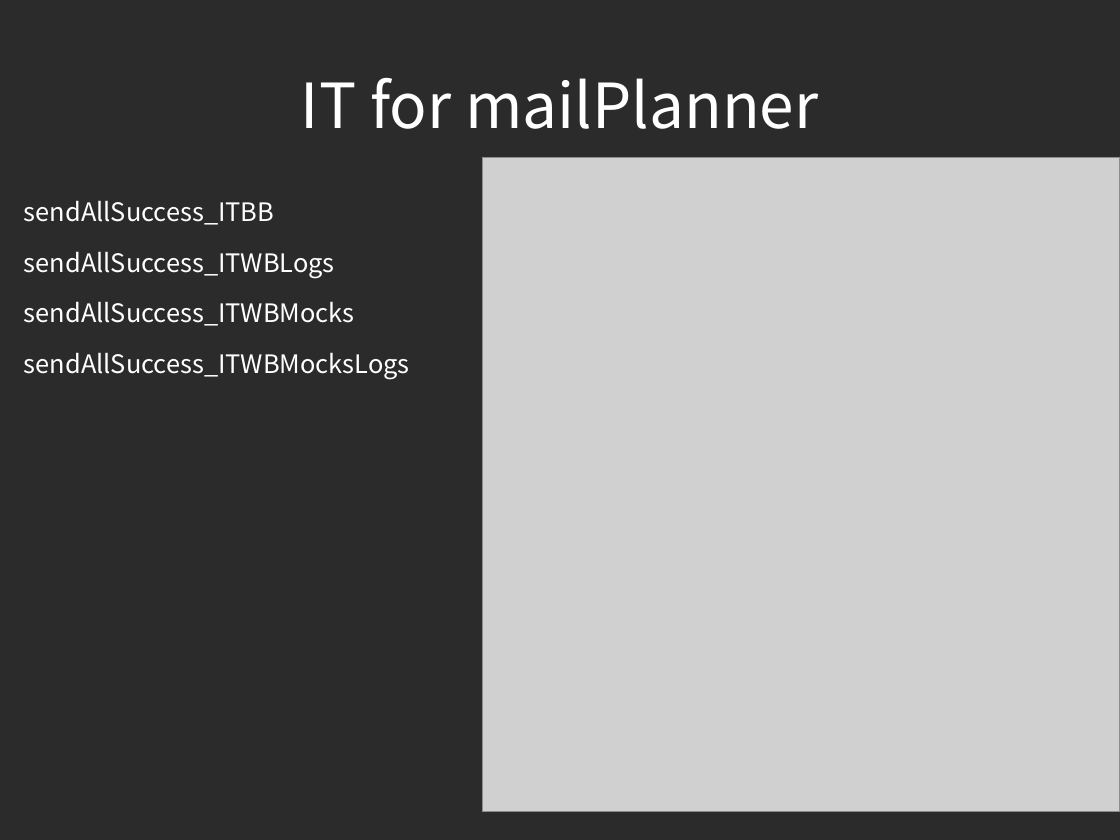
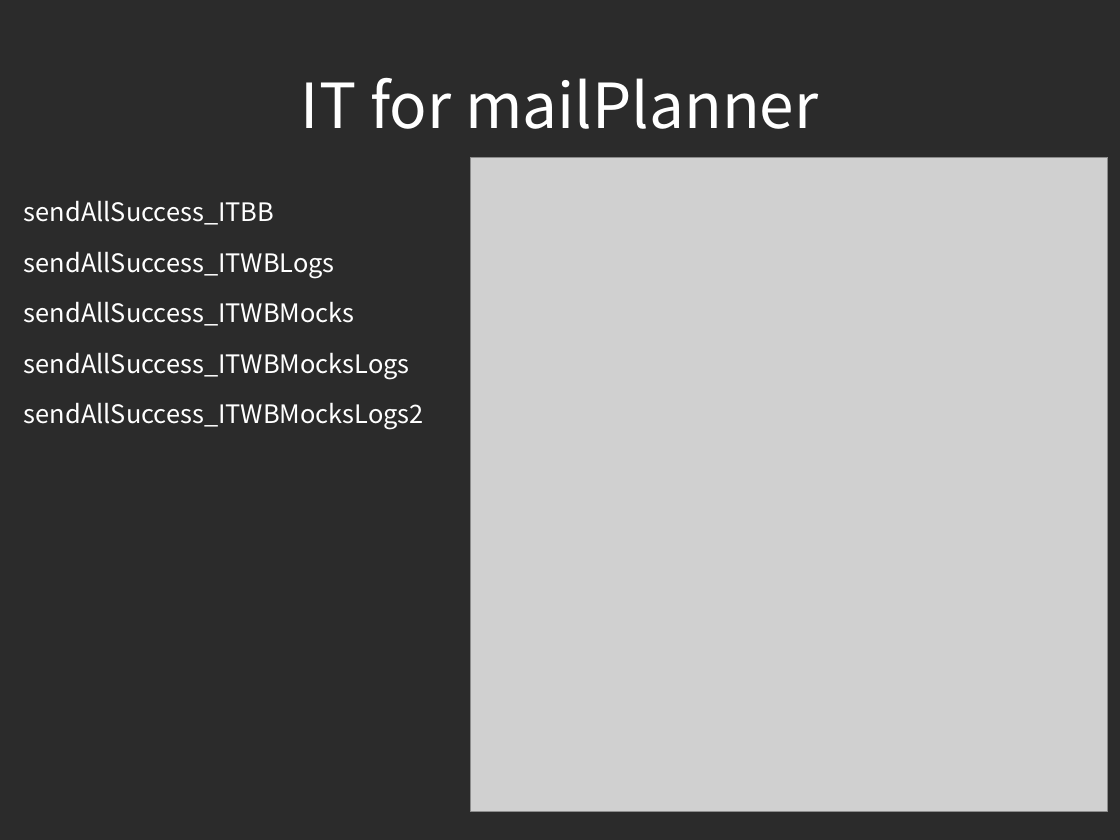
Before and after one commit to piotrek24061988/AutomaticTesting, a slide deck: slide 34 of module1/doc/AutomatedTesting2.odp (slide 33 before the commit). Drawn at 1120x840 pixels with LibreOffice and Linux fonts; fonts in the diff are those of the drawing; grey boxes stand for pictures; background and template pictures are left out; a plain dark background stands for a picture behind light text. Boxes give left, top, right and bottom in pixels: in the first picture for what was removed or moved away, otherwise in the second. Text is boxed around its words. In the diff, an @@ line names an element or a change of style, - is before the commit and + after.

```diff
--- a/module1/doc/AutomatedTesting2.odp
+++ b/module1/doc/AutomatedTesting2.odp
@@ picture: place and size @@
-picture at <box>483,158,1120,812</box>
+picture at <box>471,158,1109,812</box>
@@ text at <box>24,402,424,430</box>: paragraph added @@
+sendAllSuccess_ITWBMocksLogs2
```
Also in this commit, not shown: 4 other slides changed, 2 slides added.
